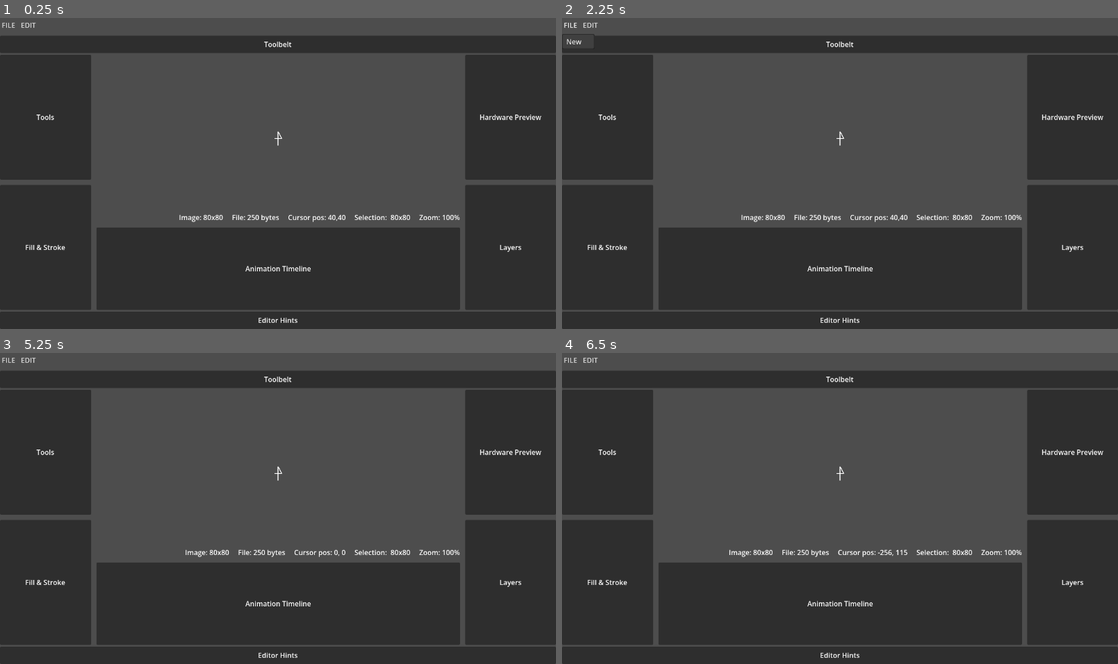
Above: before the commit, frames 1-4 (two rows, left to right).
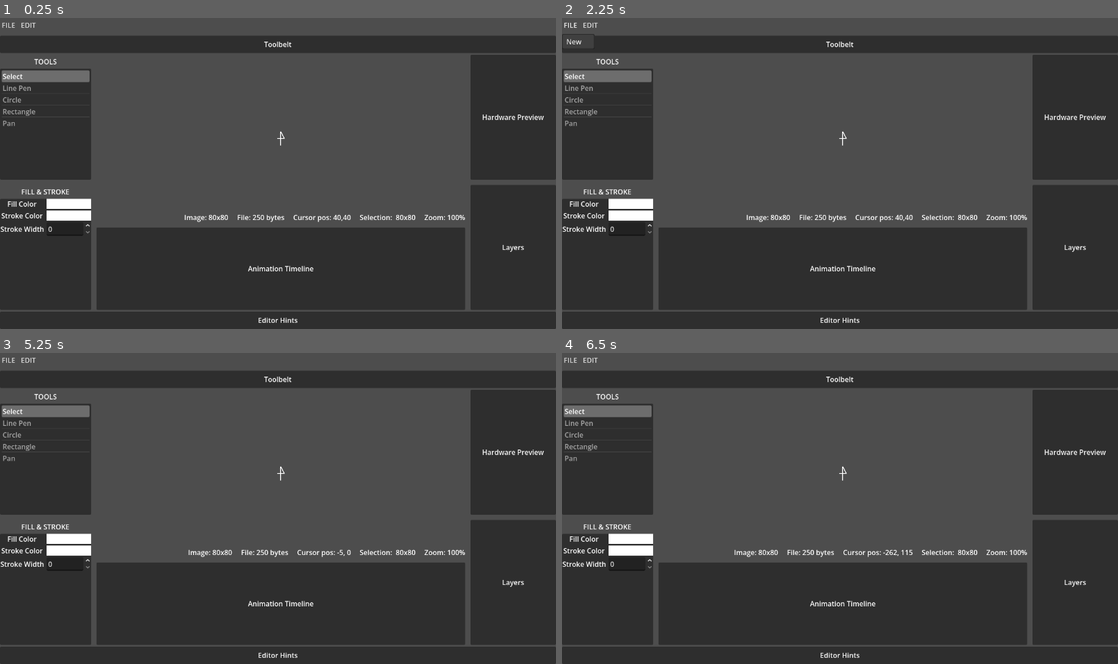
Above: after the commit, the same moments.

Repository: erlog135/Ripple
Game: Godot game, scene res://scenes/Editor.tscn
Same seed, same stepped clock (60 frames per second), same inputs: the game is played once before the commit and once after it.
Inputs (mouse positions are in pixels of both pictures, inside the frame that each line leads up to):
- Up to frame 1 (0.25 s): no input
- Up to frame 2 (2.25 s): click "FILE" at 0.5 s; click "EDIT" at 1.25 s; click "FILE" at 2 s
- Up to frame 3 (5.25 s): click "EDIT" at 2.75 s; click "FILE" at 3.5 s; click "EDIT" at 4.25 s; tap Enter at 5 s; move the mouse to (278, 474) at 5.02 s; tap P at 5.1 s; click (278, 474) at 5.17 s
- Up to frame 4 (6.5 s): tap Space at 5.75 s; move the mouse to (728, 524) at 5.77 s; tap P at 5.85 s; click (728, 524) at 5.92 s

The runs differ from the first frame. In frame 1, 4.9% of the frame differs, in the area x 0-98%, y 11-94%; in frame 2, 4.9%; in frame 3, 4.9%; in frame 4, 4.9%.

Commit message:
tool window & start of fill/stroke window

Diff:
--- a/scenes/Editor.tscn
+++ b/scenes/Editor.tscn
@@ -2,6 +2,8 @@
 
 [ext_resource type="PackedScene" uid="uid://vrudldeag2yr" path="res://scenes/interface/TopMenuBar.tscn" id="1_ndpqs"]
 [ext_resource type="PackedScene" uid="uid://dsun2824rmyw3" path="res://scenes/interface/CanvasArea.tscn" id="2_3kl07"]
+[ext_resource type="PackedScene" uid="uid://dkotjhm13dn23" path="res://scenes/interface/aux_windows/ToolsWindow.tscn" id="2_diyc1"]
+[ext_resource type="PackedScene" uid="uid://da7bxcr1u5aj" path="res://scenes/interface/aux_windows/FillStrokeWindow.tscn" id="3_wmxca"]
 
 [node name="Editor" type="Control" unique_id=1840015314]
 layout_mode = 3
@@ -42,62 +44,42 @@
 layout_mode = 2
 size_flags_vertical = 3
 
-[node name="HSplitContainer" type="HSplitContainer" parent="VBoxContainer/BusyArea" unique_id=585861789]
+[node name="Panels" type="HSplitContainer" parent="VBoxContainer/BusyArea" unique_id=585861789]
 layout_mode = 2
 size_flags_horizontal = 3
-split_offsets = PackedInt32Array(210, -209)
+split_offsets = PackedInt32Array(210, -197)
 split_offset = 210
 
-[node name="VSplitContainer" type="VSplitContainer" parent="VBoxContainer/BusyArea/HSplitContainer" unique_id=1686839539]
+[node name="LeftPanel" type="VSplitContainer" parent="VBoxContainer/BusyArea/Panels" unique_id=1686839539]
+clip_contents = true
 layout_mode = 2
 
-[node name="Tools" type="Panel" parent="VBoxContainer/BusyArea/HSplitContainer/VSplitContainer" unique_id=1380212103]
-custom_minimum_size = Vector2(0, 40)
+[node name="ToolsWindow" parent="VBoxContainer/BusyArea/Panels/LeftPanel" unique_id=1568918098 instance=ExtResource("2_diyc1")]
+clip_contents = true
 layout_mode = 2
 size_flags_vertical = 3
 
-[node name="Label" type="Label" parent="VBoxContainer/BusyArea/HSplitContainer/VSplitContainer/Tools" unique_id=1330213914]
-layout_mode = 1
-anchors_preset = 15
-anchor_right = 1.0
-anchor_bottom = 1.0
-grow_horizontal = 2
-grow_vertical = 2
-text = "Tools"
-horizontal_alignment = 1
-vertical_alignment = 1
-
-[node name="FillStroke" type="Panel" parent="VBoxContainer/BusyArea/HSplitContainer/VSplitContainer" unique_id=491785293]
-custom_minimum_size = Vector2(0, 40)
+[node name="FillStrokeWindow" parent="VBoxContainer/BusyArea/Panels/LeftPanel" unique_id=766531804 instance=ExtResource("3_wmxca")]
+clip_contents = true
 layout_mode = 2
 size_flags_vertical = 3
 
-[node name="Label" type="Label" parent="VBoxContainer/BusyArea/HSplitContainer/VSplitContainer/FillStroke" unique_id=1705038229]
-layout_mode = 1
-anchors_preset = 15
-anchor_right = 1.0
-anchor_bottom = 1.0
-grow_horizontal = 2
-grow_vertical = 2
-text = "Fill & Stroke"
-horizontal_alignment = 1
-vertical_alignment = 1
-
-[node name="VSplitContainer3" type="VSplitContainer" parent="VBoxContainer/BusyArea/HSplitContainer" unique_id=1564072419]
+[node name="MidPanel" type="VSplitContainer" parent="VBoxContainer/BusyArea/Panels" unique_id=1564072419]
+clip_contents = true
 layout_mode = 2
 size_flags_horizontal = 3
 
-[node name="CanvasArea" parent="VBoxContainer/BusyArea/HSplitContainer/VSplitContainer3" unique_id=1795288712 instance=ExtResource("2_3kl07")]
+[node name="CanvasArea" parent="VBoxContainer/BusyArea/Panels/MidPanel" unique_id=1795288712 instance=ExtResource("2_3kl07")]
 layout_mode = 2
 size_flags_vertical = 3
 
-[node name="Timeline" type="Panel" parent="VBoxContainer/BusyArea/HSplitContainer/VSplitContainer3" unique_id=955754358]
+[node name="Timeline" type="Panel" parent="VBoxContainer/BusyArea/Panels/MidPanel" unique_id=955754358]
 custom_minimum_size = Vector2(0, 40)
 layout_mode = 2
 size_flags_vertical = 3
 size_flags_stretch_ratio = 0.5
 
-[node name="Label" type="Label" parent="VBoxContainer/BusyArea/HSplitContainer/VSplitContainer3/Timeline" unique_id=1003933211]
+[node name="Label" type="Label" parent="VBoxContainer/BusyArea/Panels/MidPanel/Timeline" unique_id=1003933211]
 layout_mode = 1
 anchors_preset = 15
 anchor_right = 1.0
@@ -108,15 +90,16 @@
 horizontal_alignment = 1
 vertical_alignment = 1
 
-[node name="VSplitContainer2" type="VSplitContainer" parent="VBoxContainer/BusyArea/HSplitContainer" unique_id=213196365]
+[node name="RightPanel" type="VSplitContainer" parent="VBoxContainer/BusyArea/Panels" unique_id=213196365]
+clip_contents = true
 layout_mode = 2
 
-[node name="Preview" type="Panel" parent="VBoxContainer/BusyArea/HSplitContainer/VSplitContainer2" unique_id=598848381]
+[node name="Preview" type="Panel" parent="VBoxContainer/BusyArea/Panels/RightPanel" unique_id=598848381]
 custom_minimum_size = Vector2(0, 40)
 layout_mode = 2
 size_flags_vertical = 3
 
-[node name="Label" type="Label" parent="VBoxContainer/BusyArea/HSplitContainer/VSplitContainer2/Preview" unique_id=1842980290]
+[node name="Label" type="Label" parent="VBoxContainer/BusyArea/Panels/RightPanel/Preview" unique_id=1842980290]
 layout_mode = 1
 anchors_preset = 15
 anchor_right = 1.0
@@ -127,12 +110,12 @@
 horizontal_alignment = 1
 vertical_alignment = 1
 
-[node name="Layers" type="Panel" parent="VBoxContainer/BusyArea/HSplitContainer/VSplitContainer2" unique_id=1039252092]
+[node name="Layers" type="Panel" parent="VBoxContainer/BusyArea/Panels/RightPanel" unique_id=1039252092]
 custom_minimum_size = Vector2(0, 40)
 layout_mode = 2
 size_flags_vertical = 3
 
-[node name="Label" type="Label" parent="VBoxContainer/BusyArea/HSplitContainer/VSplitContainer2/Layers" unique_id=1029746139]
+[node name="Label" type="Label" parent="VBoxContainer/BusyArea/Panels/RightPanel/Layers" unique_id=1029746139]
 layout_mode = 1
 anchors_preset = 15
 anchor_right = 1.0
--- /dev/null
+++ b/scenes/interface/aux_windows/ColorPopup.tscn
@@ -0,0 +1,16 @@
+[gd_scene format=3 uid="uid://opfiwgeouvns"]
+
+[ext_resource type="Script" uid="uid://oasvn6ben807" path="res://scenes/interface/aux_windows/color_popup.gd" id="1_ld7i8"]
+
+[node name="ColorPopup" type="PopupPanel" unique_id=1818672886]
+oversampling_override = 1.0
+title = "Color Picker"
+visible = true
+script = ExtResource("1_ld7i8")
+
+[node name="GridContainer" type="GridContainer" parent="." unique_id=2095960325]
+offset_left = 4.0
+offset_top = 4.0
+offset_right = 96.0
+offset_bottom = 96.0
+columns = 6
--- /dev/null
+++ b/scenes/interface/aux_windows/FillStrokeWindow.tscn
@@ -0,0 +1,80 @@
+[gd_scene format=3 uid="uid://da7bxcr1u5aj"]
+
+[node name="FillStrokeWindow" type="Control" unique_id=766531804]
+layout_mode = 3
+anchors_preset = 15
+anchor_right = 1.0
+anchor_bottom = 1.0
+grow_horizontal = 2
+grow_vertical = 2
+
+[node name="Label" type="Label" parent="." unique_id=1313980074]
+layout_mode = 1
+anchors_preset = 10
+anchor_right = 1.0
+offset_bottom = 32.0
+grow_horizontal = 2
+text = "FILL & STROKE"
+horizontal_alignment = 1
+vertical_alignment = 1
+
+[node name="Panel" type="Panel" parent="." unique_id=521938253]
+layout_mode = 1
+anchors_preset = 15
+anchor_right = 1.0
+anchor_bottom = 1.0
+offset_top = 32.0
+grow_horizontal = 2
+grow_vertical = 2
+
+[node name="VBoxContainer" type="VBoxContainer" parent="Panel" unique_id=319997352]
+layout_mode = 1
+anchors_preset = 15
+anchor_right = 1.0
+anchor_bottom = 1.0
+grow_horizontal = 2
+grow_vertical = 2
+
+[node name="FillColor" type="HBoxContainer" parent="Panel/VBoxContainer" unique_id=1408875895]
+layout_mode = 2
+
+[node name="Label" type="Label" parent="Panel/VBoxContainer/FillColor" unique_id=1490989401]
+layout_mode = 2
+size_flags_horizontal = 3
+text = "Fill Color"
+horizontal_alignment = 1
+vertical_alignment = 1
+
+[node name="ColorRect" type="ColorRect" parent="Panel/VBoxContainer/FillColor" unique_id=168975516]
+layout_mode = 2
+size_flags_horizontal = 3
+
+[node name="StrokeColor" type="HBoxContainer" parent="Panel/VBoxContainer" unique_id=1976280762]
+layout_mode = 2
+
+[node name="Label" type="Label" parent="Panel/VBoxContainer/StrokeColor" unique_id=1579337994]
+layout_mode = 2
+size_flags_horizontal = 3
+text = "Stroke Color"
+horizontal_alignment = 1
+vertical_alignment = 1
+
+[node name="ColorRect" type="ColorRect" parent="Panel/VBoxContainer/StrokeColor" unique_id=366528599]
+layout_mode = 2
+size_flags_horizontal = 3
+
+[node name="StrokeWidth" type="HBoxContainer" parent="Panel/VBoxContainer" unique_id=1421563024]
+layout_mode = 2
+
+[node name="Label" type="Label" parent="Panel/VBoxContainer/StrokeWidth" unique_id=636313195]
+layout_mode = 2
+size_flags_horizontal = 3
+text = "Stroke Width"
+horizontal_alignment = 1
+vertical_alignment = 1
+
+[node name="SpinBox" type="SpinBox" parent="Panel/VBoxContainer/StrokeWidth" unique_id=551570525]
+layout_mode = 2
+size_flags_horizontal = 3
+max_value = 255.0
+rounded = true
--- /dev/null
+++ b/scenes/interface/aux_windows/ToolsWindow.tscn
@@ -0,0 +1,39 @@
+[gd_scene format=3 uid="uid://dkotjhm13dn23"]
+
+[ext_resource type="Script" uid="uid://ciqgwamssq7io" path="res://scenes/interface/aux_windows/tools_window.gd" id="1_cd067"]
+
+[node name="ToolsWindow" type="Control" unique_id=1568918098]
+layout_mode = 3
+anchor_right = 1.0
+anchor_bottom = 1.0
+grow_horizontal = 2
+grow_vertical = 2
+script = ExtResource("1_cd067")
+
+[node name="Label" type="Label" parent="." unique_id=45431820]
+layout_mode = 1
+anchors_preset = -1
+anchor_right = 1.0
+offset_bottom = 32.0
+grow_horizontal = 2
+grow_vertical = 2
+text = "TOOLS"
+horizontal_alignment = 1
+vertical_alignment = 1
+
+[node name="ToolList" type="ItemList" parent="." unique_id=701426499]
+layout_mode = 1
+anchors_preset = -1
+anchor_right = 1.0
+anchor_bottom = 1.0
+offset_top = 32.0
+grow_horizontal = 2
+grow_vertical = 2
+allow_search = false
+auto_width = true
+item_count = 5
+item_0/text = "Select"
+item_1/text = "Line Pen"
+item_2/text = "Circle"
+item_3/text = "Rectangle"
+item_4/text = "Pan"
--- /dev/null
+++ b/scenes/interface/aux_windows/color_popup.gd
@@ -0,0 +1,37 @@
+extends PopupPanel
+
+@onready var grid_container: GridContainer = $GridContainer
+
+const palette = [
+	[GColor.BLACK,GColor.DARK_GRAY,GColor.LIGHT_GRAY,GColor.WHITE,GColor.CLEAR,GColor.CLEAR],
+	[GColor.CLEAR,GColor.CLEAR,GColor.CLEAR,GColor.FOLLY,GColor.CLEAR,GColor.CLEAR],
+	[GColor.ROSE_VALE,GColor.BULGARIAN_ROSE,GColor.DARK_CANDY_APPLE_RED,GColor.RED,GColor.SUNSET_ORANGE,GColor.MELON],
+	[GColor.CLEAR,GColor.CLEAR,GColor.CLEAR,GColor.ORANGE,GColor.CLEAR,GColor.CLEAR],
+	[GColor.CLEAR,GColor.CLEAR,GColor.WINDSOR_TAN,GColor.CHROME_YELLOW,GColor.RAJAH,GColor.CLEAR],
+	[GColor.BRASS,GColor.ARMY_GREEN,GColor.LIMERICK,GColor.YELLOW,GColor.ICTERINE,GColor.PASTEL_YELLOW],
+	[GColor.CLEAR,GColor.CLEAR,GColor.KELLY_GREEN,GColor.SPRING_BUD,GColor.INCHWORM,GColor.CLEAR],
+	[GColor.CLEAR,GColor.CLEAR,GColor.CLEAR,GColor.BRIGHT_GREEN,GColor.CLEAR,GColor.CLEAR],
+	[GColor.MAY_GREEN,GColor.DARK_GREEN,GColor.ISLAMIC_GREEN,GColor.GREEN,GColor.SCREAMIN_GREEN,GColor.MINT_GREEN],
+	[GColor.CLEAR,GColor.CLEAR,GColor.CLEAR,GColor.MALACHITE,GColor.CLEAR,GColor.CLEAR],
+	[GColor.CLEAR,GColor.CLEAR,GColor.JAEGER_GREEN,GColor.MEDIUM_SPRING_GREEN,GColor.MEDIUM_AQUAMARINE,GColor.CLEAR],
+	[GColor.CADET_BLUE,GColor.MIDNIGHT_GREEN,GColor.TIFFANY_BLUE,GColor.CYAN,GColor.ELECTRIC_BLUE,GColor.CELESTE],
+	[GColor.CLEAR,GColor.CLEAR,GColor.COBALT_BLUE,GColor.VIVID_CERULEAN,GColor.PICTON_BLUE,GColor.CLEAR],
+	[GColor.CLEAR,GColor.CLEAR,GColor.CLEAR,GColor.BLUE_MOON,GColor.CLEAR,GColor.CLEAR],
+	[GColor.LIBERTY,GColor.OXFORD_BLUE,GColor.DUKE_BLUE,GColor.BLUE,GColor.VERY_LIGHT_BLUE,GColor.BABY_BLUE_EYES],
+	[GColor.CLEAR,GColor.CLEAR,GColor.CLEAR,GColor.ELECTRIC_ULTRAMARINE,GColor.CLEAR,GColor.CLEAR],
+	[GColor.CLEAR,GColor.CLEAR,GColor.INDIGO,GColor.VIVID_VIOLET,GColor.LAVENDER_INDIGO,GColor.CLEAR],
+	[GColor.PURPUREUS,GColor.IMPERIAL_PURPLE,GColor.PURPLE,GColor.MAGENTA,GColor.SHOCKING_PINK,GColor.RICH_BRILLIANT_LAVENDER],
+	[GColor.CLEAR,GColor.CLEAR,GColor.JAZZBERRY_JAM,GColor.FASHION_MAGENTA,GColor.BRILLIANT_ROSE,GColor.CLEAR],
+]
+
+func _ready() -> void:
+	_populate_grid()
+	popup_centered()
+
+func _populate_grid() -> void:
+	for row in palette:
+		for color in row:
+			var color_rect: ColorRect = ColorRect.new()
+			color_rect.color = color
+			color_rect.custom_minimum_size = Vector2(32, 32)
+			grid_container.add_child(color_rect)
--- /dev/null
+++ b/scenes/interface/aux_windows/tools_window.gd
@@ -0,0 +1,11 @@
+extends Control
+
+@onready var tool_list: ItemList = $ToolList
+
+# Called when the node enters the scene tree for the first time.
+func _ready() -> void:
+	tool_list.item_selected.connect(_on_tool_selected)
+	tool_list.select(0)
+
+func _on_tool_selected(index: int) -> void:
+	EditorState.change_tool(index)
Not shown, added: scenes/interface/aux_windows/color_popup.gd.uid
Not shown, added: scenes/interface/aux_windows/tools_window.gd.uid
